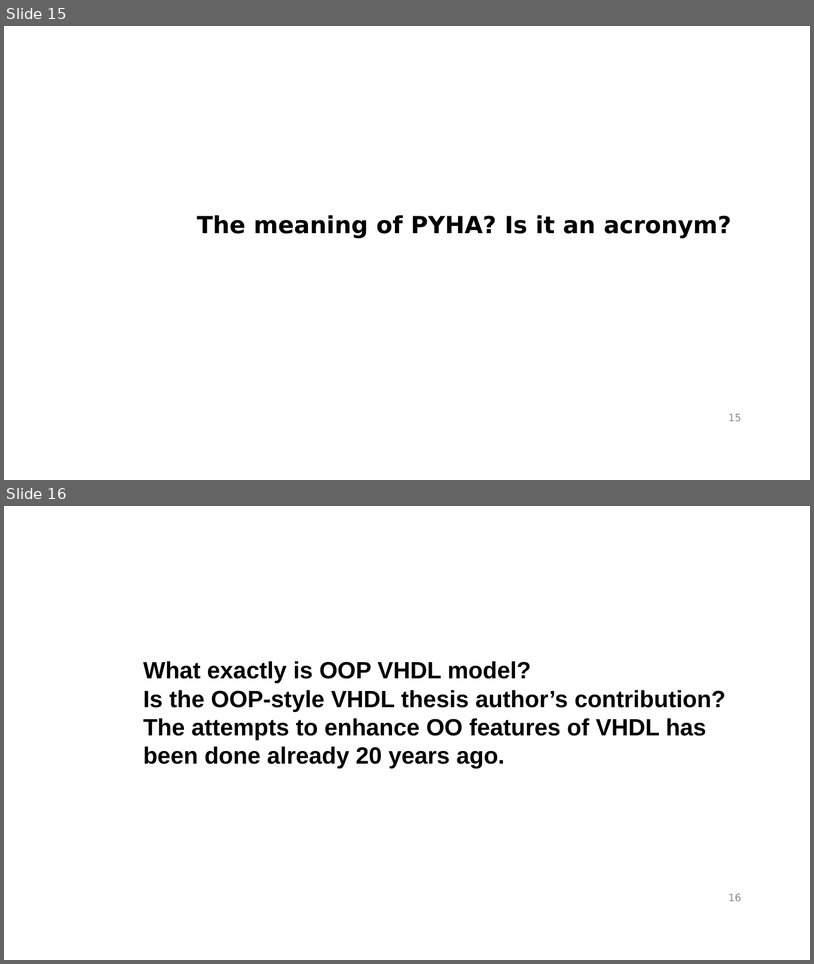
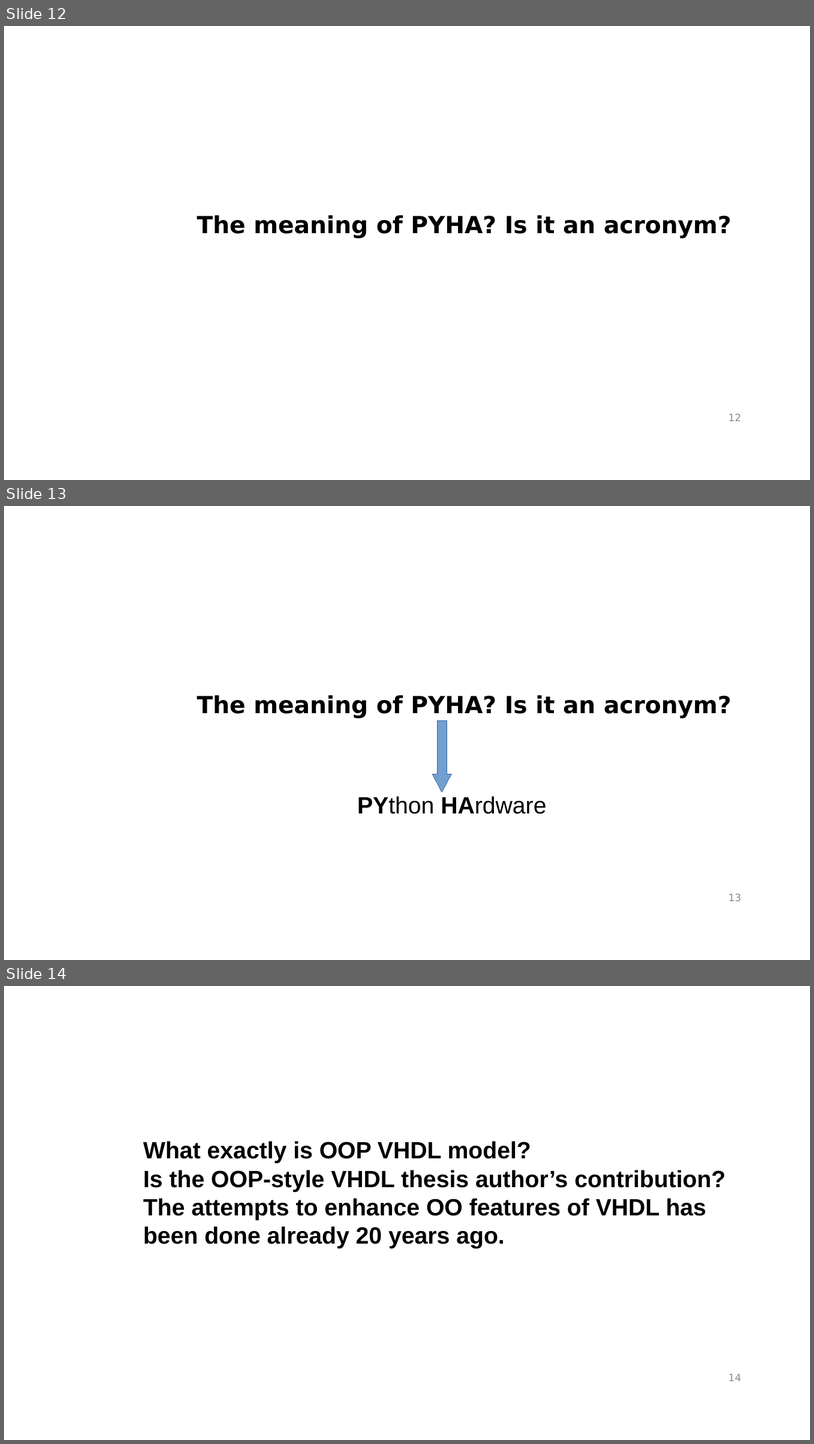
Before and after one commit to gasparka/thesis, a slide deck: presentation.odp. Shown one above the other, each under a label of ours: slides 15 and 16 before the commit, slides 12, 13 and 14 after it. The pictures are 814x964 and 814x1444 pixels, drawn with LibreOffice and Linux fonts; fonts in the diff are those of the drawing; background and template pictures are left out. Boxes give left, top, right and bottom in pixels: in the first picture for what was removed or moved away, otherwise in the second. Text is boxed around its words. In the diff, an @@ line names an element or a change of style, - is before the commit and + after.

```diff
--- a/presentation.odp
+++ b/presentation.odp
@@ slide 13 added at box(4, 506, 810, 960), background #FFFFFF; not listed: 1 template element that a slide beside it also shows @@
@@ text added at box(197, 695, 732, 718), 28 pt, text #000000, bold @@
+The meaning of PYHA? Is it an acronym?
@@ down arrow added at box(433, 720, 452, 792), fill #729FCF, outline #3465A4 0 pt @@
@@ text added at box(357, 796, 546, 814), 28 pt, text #000000 @@
+PYthon HArdware
@@ what was slide 15 is now slide 12 @@
@@ page number at box(729, 413, 741, 421): text changed @@
-15
+12
@@ what was slide 16 is now slide 14 @@
@@ page number at box(729, 1374, 741, 1381): text changed @@
-16
+14
```
Also in this commit, not shown: 9 slides changed, 1 other slide added, 4 slides removed, 1 other file.
